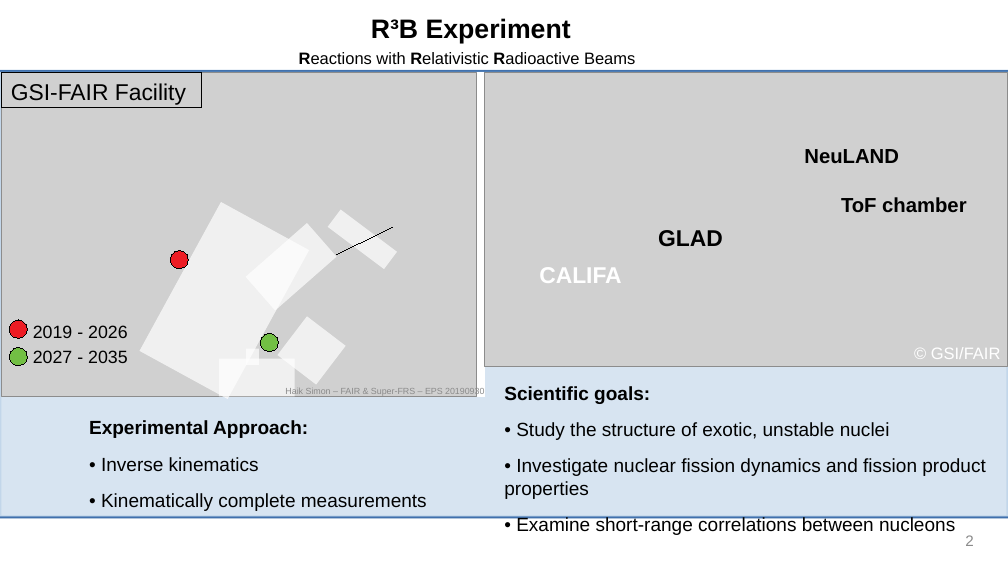
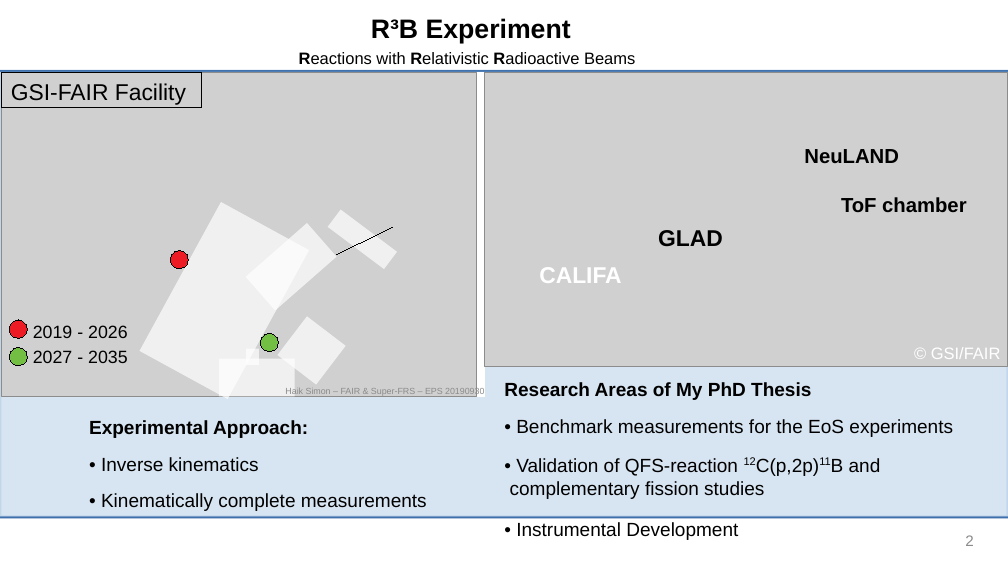
Before and after one commit to jenegger/phd_thesis, a slide deck: slide 2 of other/umlauf_folien.odp. Drawn at 1008x567 pixels with LibreOffice and Linux fonts; fonts in the diff are those of the drawing; grey boxes stand for pictures; background and template pictures are left out. Boxes give left, top, right and bottom in pixels: in the first picture for what was removed or moved away, otherwise in the second. Text is boxed around its words. In the diff, an @@ line names an element or a change of style, - is before the commit and + after.

```diff
--- a/other/umlauf_folien.odp
+++ b/other/umlauf_folien.odp
@@ text at bbox=[504, 382, 953, 540]: text changed @@
-Scientific goals:
-• Study the structure of exotic, unstable nuclei
-• Investigate nuclear fission dynamics and fission product properties
-• Examine short-range correlations between nucleons
+Research Areas of My PhD Thesis
+• Benchmark measurements for the EoS experiments
+• Validation of QFS-reaction 12C(p,2p)11B and complementary fission studies
+• Instrumental Development
```
Also in this commit, not shown: 3 other slides changed, 1 other file.
